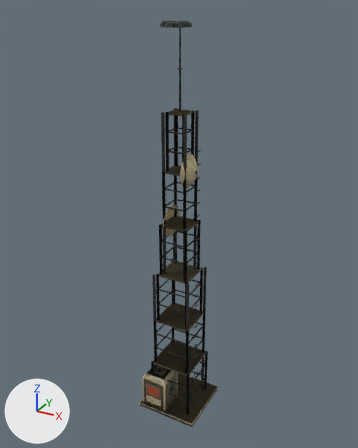
The glTF model assets/set_v5/neutral_relay_transmitter_damaged.glb: old version first, new version second.
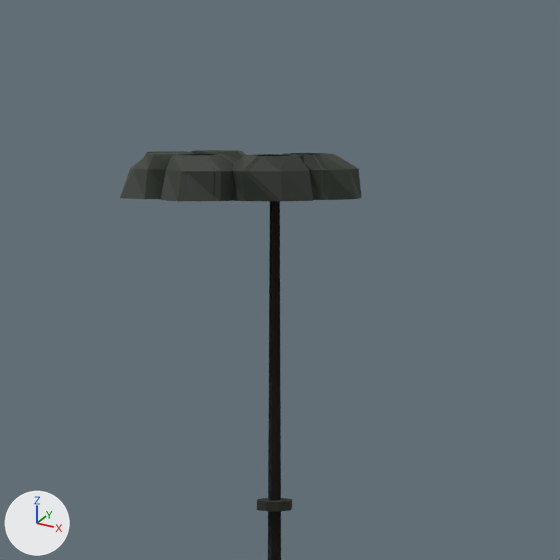
Old and new are each drawn whole from a 50 mm lens placed at (11.9, -21.74, 22.98), pointed at (-0.21, 0.28, 11.97) and again close up on the part from 40% to 61% of the width and 0% to 17% of the height. Arrows for +X, +Y and +Z are at lower left; the lights stay in place. The older version's two pictures come first. Vertices at exactly the same position are counted once.

In view in the first close-up: 'body', 'body.001'.
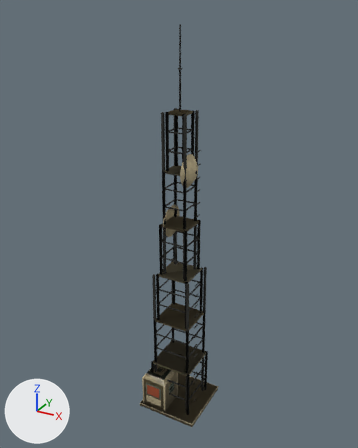
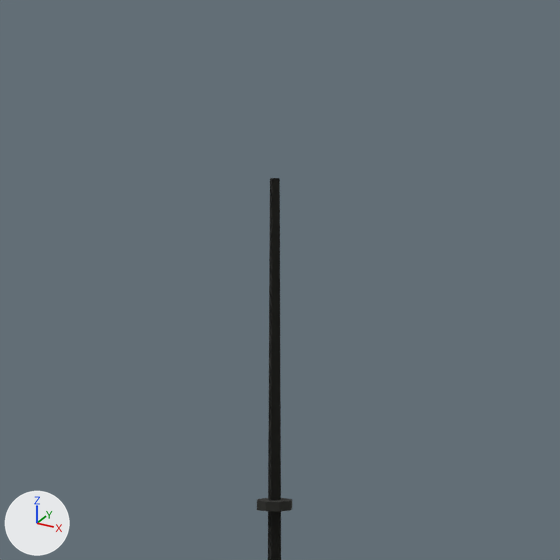
Edits to the bpy script that builds the scene:
```text
Change me_mesh_0:
    used by ob_body; parent = ob_neutral_relay_transmitter_damaged_lod0; location = (0.0, 0.0, 0.0)
    remove me_mesh_0.from_pydata(...)  # 1264 vertices, 1878 faces; spans x -1.9..1.9, y -1.9..1.9, z 0.0..22.3
    add me_mesh_0.from_pydata(...)  # 1120 vertices, 1652 faces; spans x -1.9..1.9, y -1.9..1.9, z 0.0..22.2
    me_mesh_0 part 1: 6 loose pieces with 144 vertices, spanning x -1.1..0.4, y -0.7..0.8, z 22.1..22.3, are deleted
    me_mesh_0 part 2: 381 kept faces spanning x -1.8..1.1, y -1.8..0.9, z 0.2..22.2 get new vertex colours
    other edits to the shape of me_mesh_0 do not show in these pictures
Change me_mesh_1:
    used by ob_body_001; parent = ob_neutral_relay_transmitter_damaged_lod1; location = (0.0, 0.0, 0.0)
    remove me_mesh_1.from_pydata(...)  # 456 vertices, 702 faces; spans x -1.9..1.9, y -1.9..1.9, z 0.0..22.3
    add me_mesh_1.from_pydata(...)  # 384 vertices, 590 faces; spans x -1.9..1.9, y -1.9..1.9, z 0.0..22.2
    me_mesh_1 part 3: the loose piece of 24 vertices spanning x -0.1..0.5, y -0.1..0.4, z 22.1..22.3 is deleted
    me_mesh_1 part 4: the loose piece of 24 vertices spanning x -0.2..0.4, y -0.4..0.1, z 22.1..22.3 is deleted
    me_mesh_1 part 5: the loose piece of 24 vertices spanning x -0.6..0.0, y -0.6..0.0, z 22.1..22.3 is deleted
    other edits to the shape of me_mesh_1 do not show in these pictures
```

Location of each change, (x1, y1, x2, y2) in pixels of the close-ups (560 x 560 px):
'body', reshaped
    before: (120, 150, 323, 560)
    after: (257, 178, 292, 560)
'body.001', reshaped (not visible afterwards)
    before: (184, 153, 362, 201)
part 1 of me_mesh_0, deleted
    before: (120, 150, 323, 201)
part 2 of me_mesh_0, edited (looks the same)
    both: (258, 201, 292, 560)
part 3 of me_mesh_1, deleted
    before: (294, 153, 362, 200)
part 4 of me_mesh_1, deleted
    before: (249, 154, 313, 201)
part 5 of me_mesh_1, deleted
    before: (184, 154, 236, 201)
